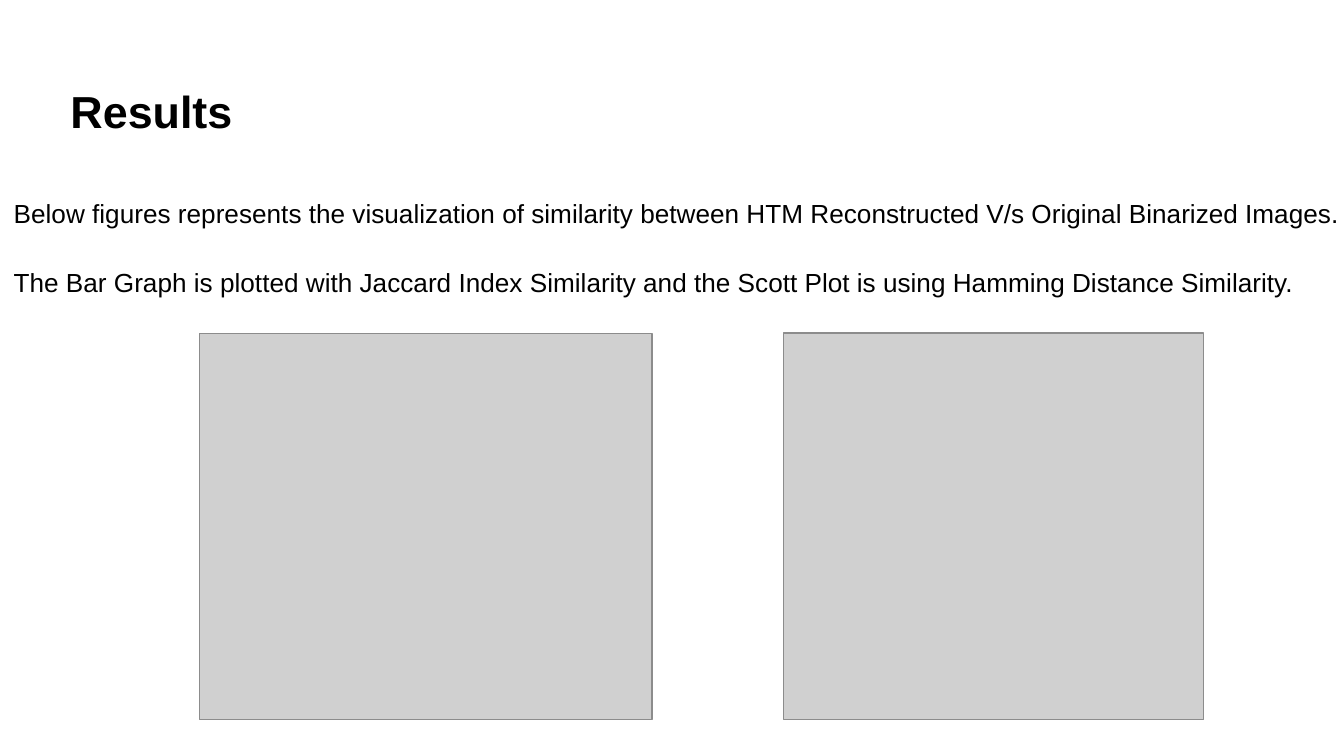
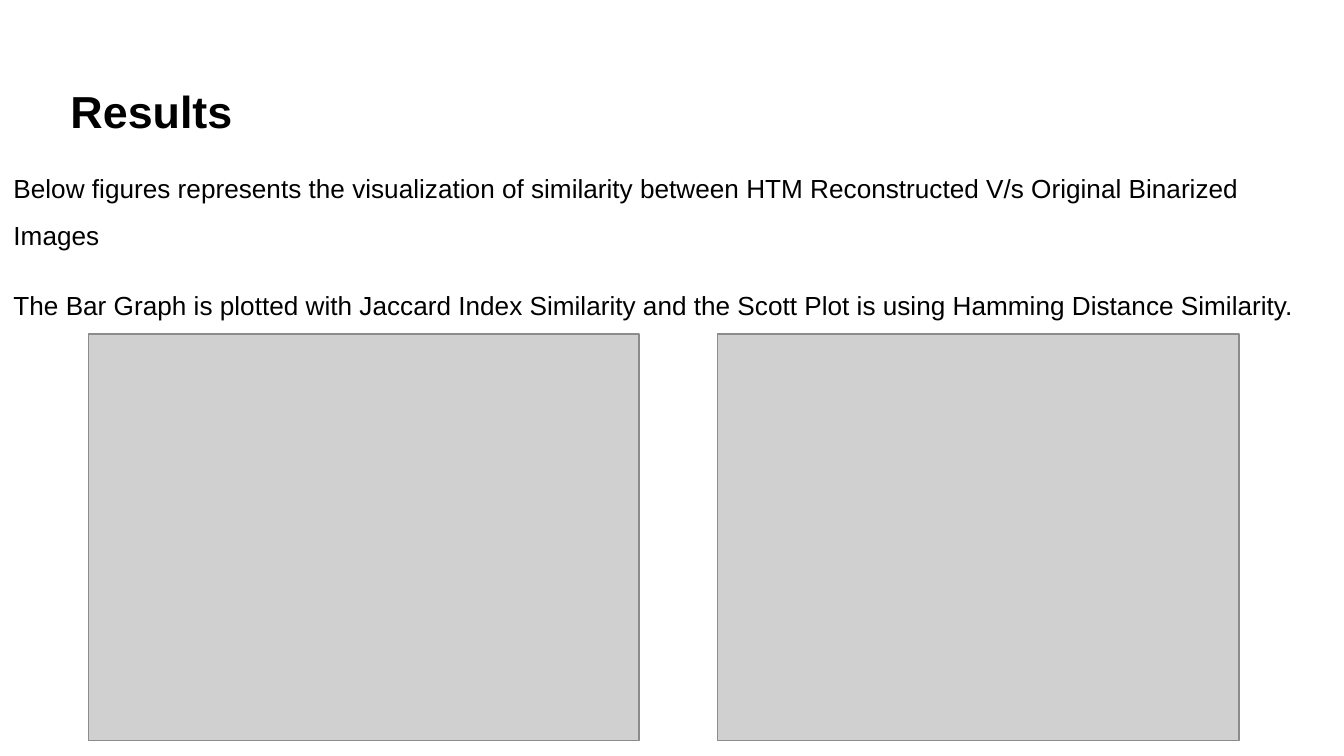
Before and after one commit to Avradip24/Code_Wizards, a slide deck: slide 11 of source/Samples/NeoCortexApiSample/Documentations/ML2425-01_Investigate_Image_Reconstruction_by_using_Classifiers_CodeWizards-Project_Presentation.pptx. Drawn at 1344x756 pixels with LibreOffice and Linux fonts; fonts in the diff are those of the drawing; grey boxes stand for pictures; background and template pictures are left out. Boxes give left, top, right and bottom in pixels: in the first picture for what was removed or moved away, otherwise in the second. Text is boxed around its words. In the diff, an @@ line names an element or a change of style, - is before the commit and + after.

Commit message:
Adding images used in documentation and necessary changes

```diff
--- a/source/Samples/NeoCortexApiSample/Documentations/ML2425-01_Investigate_Image_Reconstruction_by_using_Classifiers_CodeWizards-Project_Presentation.pptx
+++ b/source/Samples/NeoCortexApiSample/Documentations/ML2425-01_Investigate_Image_Reconstruction_by_using_Classifiers_CodeWizards-Project_Presentation.pptx
@@ text "Below figures represents the visualization ...": place and size @@
-text "Below figures represents the visualization ..." at (14, 204, 1338, 298)
+text "Below figures represents the visualization ..." at (13, 179, 1292, 321)
@@ text at (13, 179, 1238, 251): text changed @@
-Below figures represents the visualization of similarity between HTM Reconstructed V/s Original Binarized Images.
+Below figures represents the visualization of similarity between HTM Reconstructed V/s Original Binarized Images
@@ picture: place and size @@
-picture at (199, 333, 652, 719)
+picture at (89, 333, 640, 739)
@@ picture: place and size @@
-picture at (784, 333, 1204, 720)
+picture at (718, 333, 1239, 739)
```
Also in this commit, not shown: 3 other slides changed, 26 other files.
